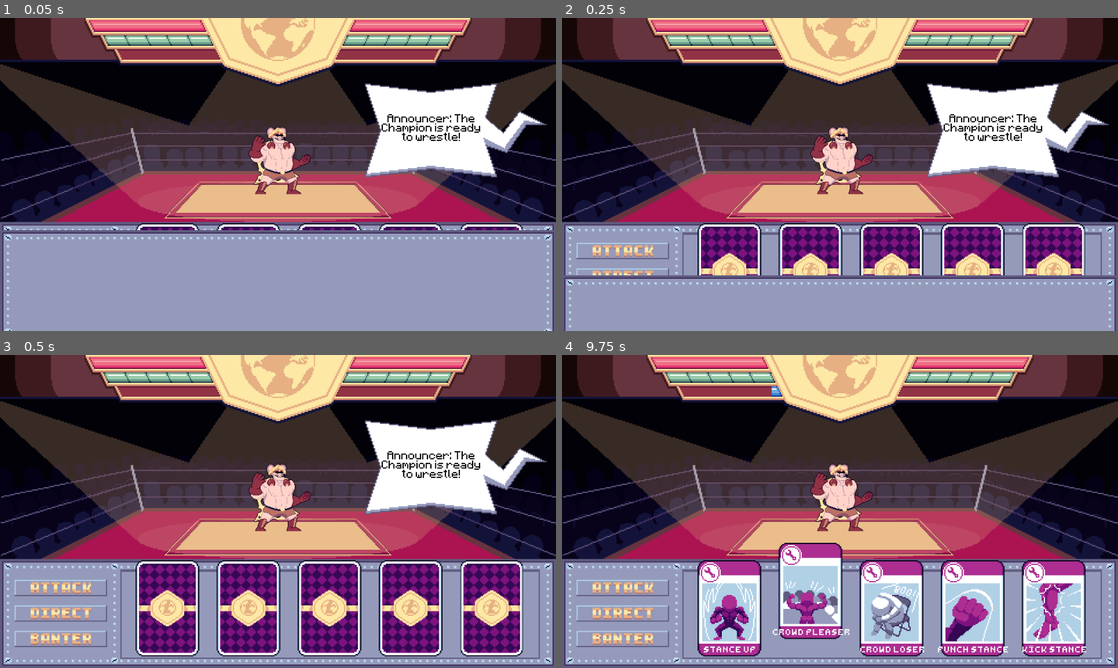
Above: before the commit, frames 1-4 (two rows, left to right).
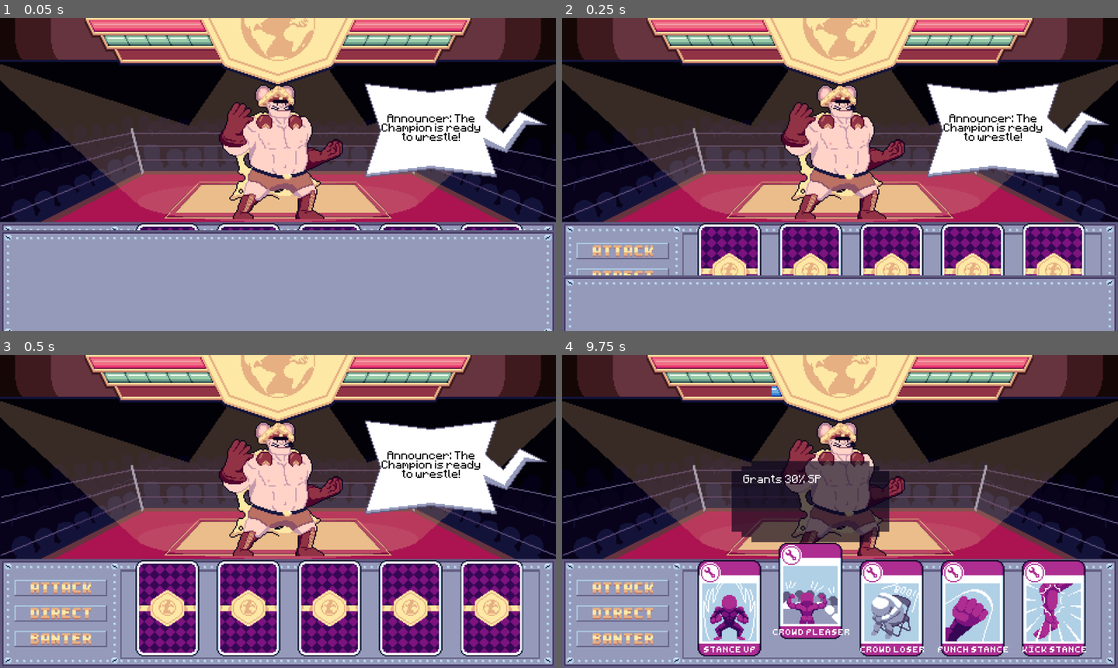
Above: after the commit, the same moments.

Repository: rakthalekk/JameGamWinter2024
Game: Godot game, scene res://src/main.tscn
The game is run twice, just before and just after one commit, with the same random seed, the same clock (stepped at 60 frames per second) and the same inputs. The engine's default icon, where the game draws it, is replaced by a stand-in: a white triangle on a blue panel in a dark square. Sound files missing from this copy of the repository are replaced by a short silence.
Inputs (mouse positions are in pixels of both pictures, inside the frame that each line leads up to):
- Up to frame 1 (0.05 s): no input
- Up to frame 2 (0.25 s): no input
- Up to frame 3 (0.5 s): no input
- Up to frame 4 (9.75 s): click (623, 586) at 0.5 s; click (623, 586) at 1.25 s; click (623, 614) at 2 s; click (623, 639) at 2.75 s; click (623, 614) at 3.5 s; click (623, 639) at 4.25 s; click (623, 586) at 5 s; click (623, 614) at 5.75 s; click (623, 639) at 6.5 s; tap Enter at 7.25, 8.75 s; move the mouse to (962, 495) at 7.27 s; tap Space at 8, 9.5 s; move the mouse to (728, 527) at 8.02 s; move the mouse to (895, 442) at 8.77 s; move the mouse to (812, 574) at 9.52 s

The runs differ from the first frame. In frame 1, 4.8% of the frame differs, in the area x 39-62%, y 21-65%; in frame 2, 4.8%; in frame 3, 4.8%; in frame 4, 8.1%, in the area x 30-62%, y 21-65%.

Commit message:
fellas and tooltips

Diff:
--- a/src/banter_card.gd
+++ b/src/banter_card.gd
@@ -7,6 +7,9 @@
 	var card_data =  CardDatabase.get_card_by_name(name)
 	$Sprite.texture = card_data.texture
 	%Name.text = card_data.display_name.to_lower()
+
+	$Tooltip.hide()
+	%TooltipText.text = card_data.description
 
 
 func _on_button_pressed():
@@ -27,7 +30,9 @@
 	$AudioStreamPlayer2D.pitch_scale = randf_range(0.9, 1.06)
 	$AudioStreamPlayer2D.stream = load("res://assets/Audio/Card/card hover.ogg")
 	$AudioStreamPlayer2D.play()
+	$Tooltip.show()
 
 
 func _on_button_mouse_exited():
 	$AnimationPlayer.play("go_down")
+	$Tooltip.hide()
--- a/src/banter_card.tscn
+++ b/src/banter_card.tscn
@@ -1,8 +1,10 @@
-[gd_scene load_steps=8 format=3 uid="uid://c0blc82w7o8ba"]
+[gd_scene load_steps=10 format=3 uid="uid://c0blc82w7o8ba"]
 
 [ext_resource type="Script" path="res://src/banter_card.gd" id="1_ngxp0"]
 [ext_resource type="Texture2D" uid="uid://bbunwu0tyrrou" path="res://assets/Cards/ThrowTheMatchCard.png" id="1_yrr2g"]
 [ext_resource type="FontFile" uid="uid://c5hgn1rhtkqud" path="res://assets/Small_Pixel_Font.ttf" id="2_x37c4"]
+[ext_resource type="Texture2D" uid="uid://c8lrcvvww6kcg" path="res://assets/Tooltip.png" id="4_uelyi"]
+[ext_resource type="FontFile" uid="uid://bhl8yycwq0fvo" path="res://assets/Minecraftia-Regular.ttf" id="5_cjgdr"]
 
 [sub_resource type="Animation" id="Animation_36npp"]
 resource_name = "go_up"
@@ -104,6 +106,41 @@
 
 [node name="AudioStreamPlayer2D" type="AudioStreamPlayer2D" parent="."]
 
+[node name="Tooltip" type="NinePatchRect" parent="."]
+z_index = 1
+layout_mode = 1
+anchors_preset = 5
+anchor_left = 0.5
+anchor_right = 0.5
+offset_left = -136.0
+offset_top = -171.0
+offset_right = 136.0
+offset_bottom = -31.0
+grow_horizontal = 2
+texture = ExtResource("4_uelyi")
+
+[node name="MarginContainer" type="MarginContainer" parent="Tooltip"]
+layout_mode = 1
+anchors_preset = 15
+anchor_right = 1.0
+anchor_bottom = 1.0
+grow_horizontal = 2
+grow_vertical = 2
+theme_override_constants/margin_left = 20
+theme_override_constants/margin_top = 20
+theme_override_constants/margin_right = 20
+theme_override_constants/margin_bottom = 20
+
+[node name="TooltipText" type="Label" parent="Tooltip/MarginContainer"]
+unique_name_in_owner = true
+layout_mode = 2
+size_flags_vertical = 1
+theme_override_constants/line_spacing = -8
+theme_override_fonts/font = ExtResource("5_cjgdr")
+text = "Deals 5 damage
+66% chance to inflict Stamina Loss"
+autowrap_mode = 2
+
 [connection signal="mouse_entered" from="Button" to="." method="_on_button_mouse_entered"]
 [connection signal="mouse_exited" from="Button" to="." method="_on_button_mouse_exited"]
 [connection signal="pressed" from="Button" to="." method="_on_button_pressed"]
--- a/src/card.gd
+++ b/src/card.gd
@@ -11,6 +11,8 @@
 func populate_from_data(data: CardData):
 	card_data = data
 
+	$Tooltip.hide()
+
 	name = card_data.name
 	%Name.text = data.display_name.to_lower()
 
@@ -18,6 +20,8 @@
 
 	effective_damage = data.damage
 	%Damage.text = "%02d" % effective_damage
+
+	%TooltipText.text = data.description
 
 	if data.type == CardData.CARDTYPE.DIRECTION:
 		%Damage.text = str(data.sp_cost) + "% sp"
@@ -64,10 +68,12 @@
 	$AudioStreamPlayer2D.pitch_scale = randf_range(0.9, 1.06)
 	$AudioStreamPlayer2D.stream = load("res://assets/Audio/Card/card hover.ogg")
 	$AudioStreamPlayer2D.play()
+	$Tooltip.show()
 
 
 func _on_button_mouse_exited():
 	$AnimationPlayer.play("go_down")
+	$Tooltip.hide()
 
 
 func play_flip_sound():
--- a/src/card.tscn
+++ b/src/card.tscn
@@ -6,6 +6,8 @@
 [ext_resource type="Texture2D" uid="uid://cscs0o51niqw3" path="res://assets/Upvotelike-from-reddit.png" id="4_qgd3l"]
 [ext_resource type="Texture2D" uid="uid://bcl5grdqunrii" path="res://assets/Downvotelike-from-reddit.png" id="5_she5e"]
 [ext_resource type="Texture2D" uid="uid://cinnamvtdeugp" path="res://assets/x2Icon.png" id="6_udfun"]
+[ext_resource type="Texture2D" uid="uid://c8lrcvvww6kcg" path="res://assets/Tooltip.png" id="7_18te4"]
+[ext_resource type="FontFile" uid="uid://bhl8yycwq0fvo" path="res://assets/Minecraftia-Regular.ttf" id="8_8bmw5"]
 
 [sub_resource type="Animation" id="Animation_5r1b0"]
 length = 0.001
@@ -440,6 +442,41 @@
 
 [node name="AudioStreamPlayer2D" type="AudioStreamPlayer2D" parent="."]
 
+[node name="Tooltip" type="NinePatchRect" parent="."]
+z_index = 1
+layout_mode = 1
+anchors_preset = 5
+anchor_left = 0.5
+anchor_right = 0.5
+offset_left = -136.0
+offset_top = -171.0
+offset_right = 136.0
+offset_bottom = -31.0
+grow_horizontal = 2
+texture = ExtResource("7_18te4")
+
+[node name="MarginContainer" type="MarginContainer" parent="Tooltip"]
+layout_mode = 1
+anchors_preset = 15
+anchor_right = 1.0
+anchor_bottom = 1.0
+grow_horizontal = 2
+grow_vertical = 2
+theme_override_constants/margin_left = 20
+theme_override_constants/margin_top = 20
+theme_override_constants/margin_right = 20
+theme_override_constants/margin_bottom = 20
+
+[node name="TooltipText" type="Label" parent="Tooltip/MarginContainer"]
+unique_name_in_owner = true
+layout_mode = 2
+size_flags_vertical = 1
+theme_override_constants/line_spacing = -8
+theme_override_fonts/font = ExtResource("8_8bmw5")
+text = "Deals 5 damage
+66% chance to inflict Stamina Loss"
+autowrap_mode = 2
+
 [connection signal="mouse_entered" from="Button" to="." method="_on_button_mouse_entered"]
 [connection signal="mouse_exited" from="Button" to="." method="_on_button_mouse_exited"]
 [connection signal="pressed" from="Button" to="." method="_on_button_pressed"]
--- a/src/card_data.gd
+++ b/src/card_data.gd
@@ -5,7 +5,7 @@
 
 @export var display_name : String
 @export var type : CARDTYPE
-@export var description : String
+@export_multiline var description : String
 @export var damage : int
 @export var health_cost : int
 @export var stamina_cost : int
--- a/src/card_database.tscn
+++ b/src/card_database.tscn
@@ -42,7 +42,7 @@
 hframes = 8
 script = ExtResource("3_42tp3")
 display_name = "Jab"
-description = "Low damage punch"
+description = "Deals 5 damage"
 damage = 5
 stamina_cost = 1
 
@@ -52,7 +52,7 @@
 hframes = 8
 script = ExtResource("3_42tp3")
 display_name = "Cross"
-description = "Low damage punch, extra damage after another punch"
+description = "Deals 5 damage, 7 if used after another punch"
 damage = 5
 stamina_cost = 1
 
@@ -62,7 +62,7 @@
 hframes = 8
 script = ExtResource("3_42tp3")
 display_name = "Hook"
-description = "High damage punch"
+description = "Deals 12 damage"
 damage = 12
 stamina_cost = 3
 
@@ -72,7 +72,8 @@
 hframes = 8
 script = ExtResource("3_42tp3")
 display_name = "Gut Punch"
-description = "Chance to cause stamina debuff"
+description = "Deals 5 damage
+66% chance to inflict Stamina Loss"
 damage = 5
 stamina_cost = 2
 stamina_debuff_chance = 66
@@ -83,7 +84,8 @@
 hframes = 8
 script = ExtResource("3_42tp3")
 display_name = "Uppercut"
-description = "Low chance to cause stun"
+description = "Deals 10 damage
+33% chance to inflict Stunned"
 damage = 10
 stamina_cost = 2
 stunned_chance = 33
@@ -94,7 +96,8 @@
 hframes = 8
 script = ExtResource("3_42tp3")
 display_name = "Low Blow"
-description = "50% chance to deal double damage and inflict Unpopular"
+description = "Deals 5 damage
+50% chance to deal double damage and inflict Unpopular"
 damage = 5
 stamina_cost = 2
 
@@ -104,7 +107,8 @@
 hframes = 8
 script = ExtResource("3_42tp3")
 display_name = "Frenzy"
-description = "Deals damage based on how many punches have been used"
+description = "Deals 3 damage for every consecutive punch used
+Disappears after using another move"
 
 [node name="Side Kick" type="Sprite2D" parent="."]
 position = Vector2(81, 216)
@@ -113,7 +117,7 @@
 script = ExtResource("3_42tp3")
 display_name = "Side Kick"
 type = 1
-description = "High damage kick"
+description = "Deals 10 damage"
 damage = 10
 stamina_cost = 2
 
@@ -124,7 +128,8 @@
 script = ExtResource("3_42tp3")
 display_name = "Leg Sweep"
 type = 1
-description = "High chance to stun"
+description = "Deals 10 damage
+66% chance to inflict Stunned"
 damage = 10
 stamina_cost = 3
 stunned_chance = 66
@@ -136,7 +141,8 @@
 script = ExtResource("3_42tp3")
 display_name = "Roundhouse"
 type = 1
-description = "Low chance to inflict stamina debuff"
+description = "Deals 15 damage
+33% chance to inflict Stamina Loss"
 damage = 15
 stamina_cost = 4
 stamina_debuff_chance = 33
@@ -148,7 +154,7 @@
 script = ExtResource("3_42tp3")
 display_name = "Jump Kick"
 type = 1
-description = "High damage kick"
+description = "Deals 17 damage"
 damage = 17
 stamina_cost = 5
 
@@ -159,7 +165,9 @@
 script = ExtResource("3_42tp3")
 display_name = "Crane Kick"
 type = 1
-description = "Small chance to inflict stamina debuff or stunned"
+description = "Deals 10 damage
+33% chance to inflict Stamina Loss
+33% chance to inflict Stunned"
 damage = 10
 stamina_cost = 4
 stamina_debuff_chance = 33
@@ -172,7 +180,9 @@
 script = ExtResource("3_42tp3")
 display_name = "Arm Bar"
 type = 2
-description = "Reduces opponent’s punch damage during next turn by 50%"
+description = "Deals 3 damage
+Reduces foe’s Punch damage during next turn by 50%
+Grants 10% SP"
 damage = 3
 stamina_cost = 2
 
@@ -183,7 +193,9 @@
 script = ExtResource("3_42tp3")
 display_name = "Leg Lock"
 type = 2
-description = "Reduces opponent’s kick damage during next turn by 50%"
+description = "Deals 5 damage
+Reduces foe’s Kick damage during next turn by 50%
+Grants 10% SP"
 damage = 5
 stamina_cost = 3
 
@@ -194,7 +206,9 @@
 script = ExtResource("3_42tp3")
 display_name = "Chokehold"
 type = 2
-description = "Reduces opponent’s finisher damage during next turn by 50%"
+description = "Deals 10 damage
+Reduces foe’s Finisher damage during next turn by 50%
+Grants 10% SP"
 damage = 10
 stamina_cost = 5
 
@@ -205,7 +219,9 @@
 script = ExtResource("3_42tp3")
 display_name = "Nelson"
 type = 2
-description = "Inflicts stamina debuff on opponent"
+description = "Deals 5 damage
+100% chance to inflict Stamina Loss
+Grants 10% SP"
 damage = 5
 stamina_cost = 3
 stamina_debuff_chance = 100
@@ -217,7 +233,9 @@
 script = ExtResource("3_42tp3")
 display_name = "Arm Bar"
 type = 2
-description = "Reduces opponent’s punch damage during next turn by 50%"
+description = "Deals 3 damage
+Reduces foe’s Punch damage during next turn by 50%
+Grants 10% SP"
 damage = 3
 
 [node name="Suplex" type="Sprite2D" parent="."]
@@ -227,7 +245,8 @@
 script = ExtResource("3_42tp3")
 display_name = "Suplex"
 type = 3
-description = "Double damage below 50% HP"
+description = "Deals 15 damage, 30 if foe is below 50% health
+Costs 7 HP"
 damage = 15
 health_cost = 7
 stamina_cost = 5
@@ -240,7 +259,9 @@
 script = ExtResource("3_42tp3")
 display_name = "Back Break"
 type = 3
-description = "Double damage and stamina debuff inflicted below 50% HP"
+description = "Deals 10 damage
+If foe is below 50% health, deals 20 damage and inflicts Stamina Loss
+Costs 5 HP"
 damage = 10
 health_cost = 5
 stamina_cost = 5
@@ -253,7 +274,10 @@
 script = ExtResource("3_42tp3")
 display_name = "Body Slam"
 type = 3
-description = "4x damage if opponent is below 50% HP, inflicts stunned if above 50% HP"
+description = "Deals 5 damage and inflicts Stunned if foe is above 50% HP
+Deals 20 damage otherwise
+Costs 10 HP
+"
 damage = 5
 health_cost = 10
 stamina_cost = 3
@@ -266,7 +290,8 @@
 script = ExtResource("3_42tp3")
 display_name = "Piledrive"
 type = 3
-description = "Double damage below 50% HP"
+description = "Deals 12 damage, 24 if foe is below 50% health
+Costs 5 HP"
 damage = 12
 health_cost = 5
 stamina_cost = 4
@@ -356,7 +381,7 @@
 script = ExtResource("3_42tp3")
 display_name = "Oversell"
 type = 4
-description = "Your next turn attack deals double damage"
+description = "Your next attack deals double damage"
 sp_cost = 100
 
 [node name="Second Wind" type="Sprite2D" parent="."]
@@ -366,7 +391,7 @@
 script = ExtResource("3_42tp3")
 display_name = "2nd Wind"
 type = 4
-description = "Recover 25% health"
+description = "Recover 25% HP"
 sp_cost = 70
 
 [node name="Throw the Match" type="Sprite2D" parent="."]
@@ -376,7 +401,7 @@
 script = ExtResource("3_42tp3")
 display_name = "Fix Match"
 type = 4
-description = "Inflicts Stamina debuff, unpopular, and -30% SP penalty on opponent"
+description = "Inflicts Stamina Loss, Unpopular, and -30% SP penalty on opponent"
 sp_cost = 70
 stamina_debuff_chance = 100
 unpopular_chance = 100
@@ -388,7 +413,7 @@
 script = ExtResource("3_42tp3")
 display_name = "Revved Up"
 type = 4
-description = "Inflicts Stamina debuff, unpopular, and -30% SP penalty on opponent"
+description = "Fully refills the stamina gauge"
 sp_cost = 50
 
 [node name="Game Plan" type="Sprite2D" parent="."]
@@ -398,7 +423,7 @@
 script = ExtResource("3_42tp3")
 display_name = "Game Plan"
 type = 4
-description = "Inflicts Stamina debuff, unpopular, and -30% SP penalty on opponent"
+description = "Discards all cards and deals a new hand"
 sp_cost = 30
 
 [node name="Stance Up" type="Sprite2D" parent="."]
@@ -417,7 +442,7 @@
 script = ExtResource("3_42tp3")
 display_name = "Crowd Pleaser"
 type = 5
-description = "Grants 30% Stage Presence"
+description = "Grants 30% SP"
 
 [node name="Crowd Loser" type="Sprite2D" parent="."]
 position = Vector2(422, 884)
@@ -426,7 +451,7 @@
 script = ExtResource("3_42tp3")
 display_name = "Crowd Loser"
 type = 5
-description = "Inflicts Unpopular on opponent"
+description = "Inflicts Unpopular on foe"
 
 [node name="The Punshisher" type="Sprite2D" parent="."]
 position = Vector2(589, 880)
@@ -435,7 +460,7 @@
 script = ExtResource("3_42tp3")
 display_name = "Punch Stance"
 type = 5
-description = "Grants an SP and damage boost when using punches, and a debuff when using kicks"
+description = "Punch moves deal +50% damage during your next turn"
 
 [node name="The Kickisher" type="Sprite2D" parent="."]
 position = Vector2(747, 879)
@@ -444,4 +469,4 @@
 script = ExtResource("3_42tp3")
 display_name = "Kick Stance"
 type = 5
-description = "Grants an SP and damage boost when using kicks, and a debuff when using punches"
+description = "Kick moves deal +50% damage during your next turn"
--- a/src/main.gd
+++ b/src/main.gd
@@ -135,22 +135,9 @@
 	active_wrestler.stamina -= card_data.stamina_cost
 	active_wrestler.sp -= card_data.sp_cost
 
-	if !active_wrestler.unpopular:
-		# Grapples give 10% SP
-		if card_data.type == CardData.CARDTYPE.GRAPPLE:
-			active_wrestler.sp = min(MAX_SP, active_wrestler.sp + 10)
-		elif card_data.type == CardData.CARDTYPE.PUNCH:
-			if active_wrestler.punshisher:
-				active_wrestler.sp = min(MAX_SP, active_wrestler.sp + 5)
-			elif active_wrestler.kickicher:
-				active_wrestler.sp = max(0, active_wrestler.sp - 5)
-		elif card_data.type == CardData.CARDTYPE.KICK && active_wrestler.kickicher:
-			if active_wrestler.kickicher:
-				active_wrestler.sp = min(MAX_SP, active_wrestler.sp + 5)
-			elif active_wrestler.punshisher:
-				active_wrestler.sp = max(0, active_wrestler.sp - 5)
-		elif card_data.type == CardData.CARDTYPE.FINISHER && active_wrestler.finisherer:
-			active_wrestler.sp = min(MAX_SP, active_wrestler.sp + 20)
+	# Grapples give 10% SP
+	if !active_wrestler.unpopular && card_data.type == CardData.CARDTYPE.GRAPPLE:
+		active_wrestler.sp = min(MAX_SP, active_wrestler.sp + 10)
 
 	var damage = calculate_damage(card_data)
 
@@ -243,15 +230,11 @@
 	if card_data.type == CardData.CARDTYPE.PUNCH:
 		damage *= (1 - wrestler.opponent.punch_damage_reduction)
 		if wrestler.punshisher:
-			damage *= 1.25
-		elif wrestler.kickicher:
-			damage *= 0.75
+			damage *= 1.5
 	elif card_data.type == CardData.CARDTYPE.KICK:
 		damage *= (1 - wrestler.opponent.kick_damage_reduction)
 		if wrestler.kickicher:
-			damage *= 1.25
-		elif wrestler.punshisher:
-			damage *= 0.75
+			damage *= 1.5
 	elif card_data.type == CardData.CARDTYPE.FINISHER:
 		damage *= (1 - wrestler.opponent.finisher_damage_reduction)
 
--- a/src/main.tscn
+++ b/src/main.tscn
@@ -14,6 +14,7 @@
 [ext_resource type="Texture2D" uid="uid://h0u3r2875g8i" path="res://assets/UnpopularIcon.png" id="7_vchbu"]
 [ext_resource type="Texture2D" uid="uid://dgjm6q1mj37gd" path="res://assets/Stamina-Meter.png" id="8_0fhrg"]
 [ext_resource type="Texture2D" uid="uid://bifi3ysilx8gm" path="res://assets/StunnedIcon.png" id="8_qjxln"]
+[ext_resource type="Texture2D" uid="uid://b16fx6hkajxcu" path="res://assets/Wrestlers/SwanDivinTyson.png" id="9_k31k4"]
 [ext_resource type="Script" path="res://src/action_button.gd" id="11_272a8"]
 [ext_resource type="Texture2D" uid="uid://j1otl2rmxfkm" path="res://assets/Buttons/AttackButton.png" id="11_lb1ol"]
 [ext_resource type="Texture2D" uid="uid://dqtevl8lxlpwg" path="res://assets/Buttons/DirectButton.png" id="12_4sc38"]
@@ -486,8 +487,8 @@
 
 [node name="Opponent" type="Sprite2D" parent="VBoxContainer/Ring"]
 unique_name_in_owner = true
-position = Vector2(480, 240)
-texture = ExtResource("1_q2t73")
+position = Vector2(480, 219)
+texture = ExtResource("9_k31k4")
 script = ExtResource("3_qpg5n")
 
 [node name="OpponentAudio" type="AudioStreamPlayer" parent="VBoxContainer/Ring/Opponent"]
@@ -563,36 +564,6 @@
 value = 30.0
 fill_mode = 1
 texture_progress = ExtResource("7_v26it")
-
-[node name="StatusPopup" type="ColorRect" parent="VBoxContainer/Ring"]
-unique_name_in_owner = true
-visible = false
-custom_minimum_size = Vector2(400, 60)
-layout_mode = 1
-anchors_preset = 8
-anchor_left = 0.5
-anchor_top = 0.5
-anchor_right = 0.5
-anchor_bottom = 0.5
-offset_left = -205.0
-offset_top = 50.0
-offset_right = 195.0
-offset_bottom = 110.0
-grow_horizontal = 2
-grow_vertical = 2
-color = Color(0.47451, 0.47451, 0.47451, 1)
-
-[node name="StatusText" type="Label" parent="VBoxContainer/Ring/StatusPopup"]
-unique_name_in_owner = true
-layout_mode = 1
-anchors_preset = 15
-anchor_right = 1.0
-anchor_bottom = 1.0
-grow_horizontal = 2
-grow_vertical = 2
-text = "get his ass!!!!"
-horizontal_alignment = 1
-vertical_alignment = 1
 
 [node name="Deck" type="Control" parent="VBoxContainer"]
 layout_mode = 2
--- a/src/wrestler_database.tscn
+++ b/src/wrestler_database.tscn
@@ -20,6 +20,15 @@
 attack_list = Array[String](["Jab", "Jab", "Jab", "Jab", "Hook", "Hook", "Uppercut", "Side Kick", "Side Kick", "Side Kick", "Leg Sweep", "Leg Sweep", "Arm Bar", "Arm Bar", "Leg Lock", "Leg Lock", "Body Slam", "Body Slam", "Stance Up", "Stance Up"])
 direction_list = Array[String](["Oversell", "Second Wind", "Throw the Match", "Revved Up", "Game Plan"])
 
+[node name="Player2" type="Sprite2D" parent="."]
+position = Vector2(98, -108)
+texture = ExtResource("2_i7lpa")
+script = ExtResource("1_5xqm4")
+display_name = "The Champion"
+max_hp = 100
+attack_list = Array[String](["Gut Punch", "Back Breaker", "Body Slam", "Full Nelson", "Arm Bar"])
+direction_list = Array[String](["Oversell", "Second Wind", "Throw the Match", "Revved Up", "Game Plan"])
+
 [node name="Guy" type="Sprite2D" parent="."]
 position = Vector2(301, 69)
 texture = ExtResource("2_i7lpa")
@@ -30,7 +39,7 @@
 direction_list = Array[String](["Oversell", "Second Wind", "Throw the Match", "Revved Up", "Game Plan"])
 
 [node name="Doc Chop" type="Sprite2D" parent="."]
-position = Vector2(117, 239)
+position = Vector2(105, 268)
 texture = ExtResource("4_yewfa")
 script = ExtResource("1_5xqm4")
 display_name = "Doc Chop"
@@ -39,7 +48,7 @@
 direction_list = Array[String](["Oversell", "Second Wind", "Throw the Match", "Revved Up", "Game Plan"])
 
 [node name="The Big Cheese" type="Sprite2D" parent="."]
-position = Vector2(301, 234)
+position = Vector2(336, 268)
 texture = ExtResource("5_v1lnk")
 script = ExtResource("1_5xqm4")
 display_name = "The Big Cheese"
@@ -48,7 +57,7 @@
 direction_list = Array[String](["Oversell", "Second Wind", "Throw the Match", "Revved Up", "Game Plan"])
 
 [node name="Swan Divin Tyson" type="Sprite2D" parent="."]
-position = Vector2(476, 235)
+position = Vector2(565, 280)
 texture = ExtResource("6_fljmc")
 script = ExtResource("1_5xqm4")
 display_name = "Swan Divin' Tyson"
Binary file changed: assets/Wrestlers/DocChopDSuplexSurgeon.png
Binary file changed: assets/Wrestlers/LunarLuchador.png
Binary file changed: assets/Wrestlers/SwanDivinTyson.png
Binary file added: assets/Wrestlers/TerryThunderThighs.png
Not shown, added: assets/Wrestlers/TerryThunderThighs.png.import
Binary file changed: assets/Wrestlers/TheBigCheese.png
Not shown: 1 places in src/card.tscn that only renumber resources
Not shown: 1 places in src/main.tscn that only renumber resources
